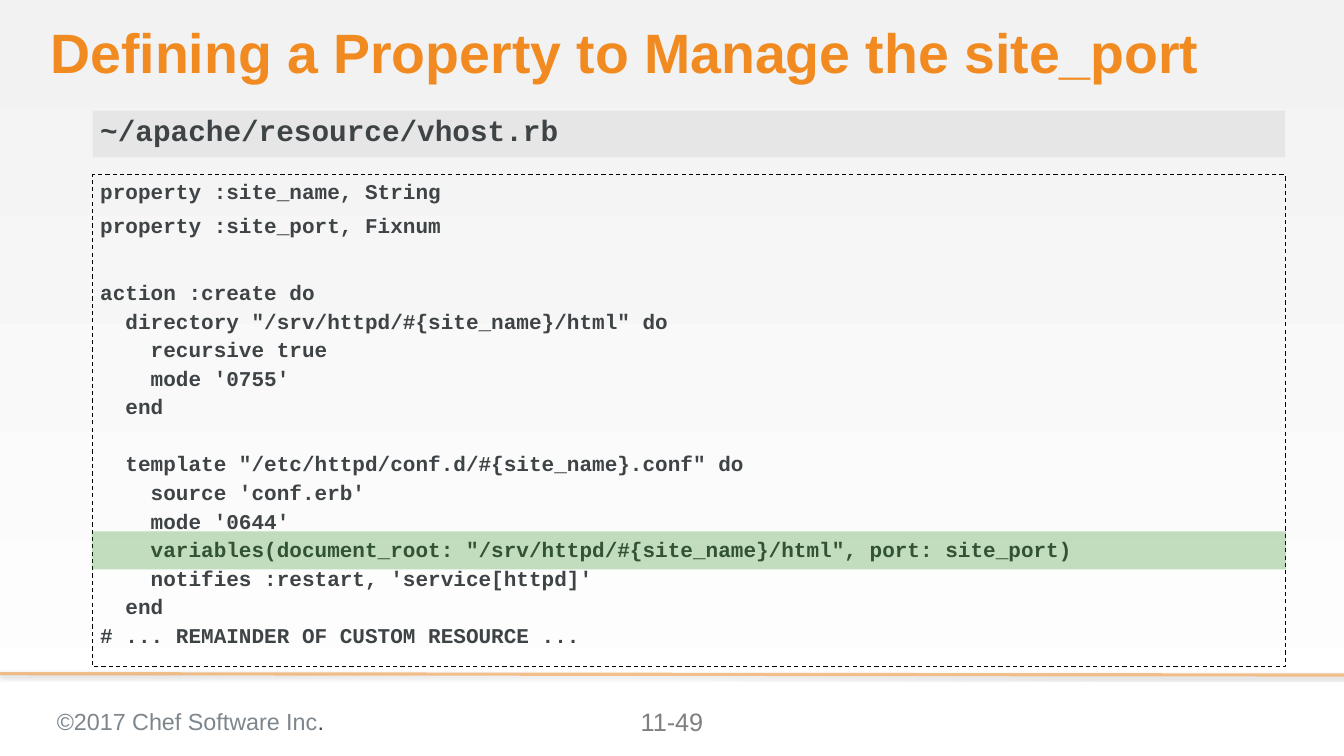
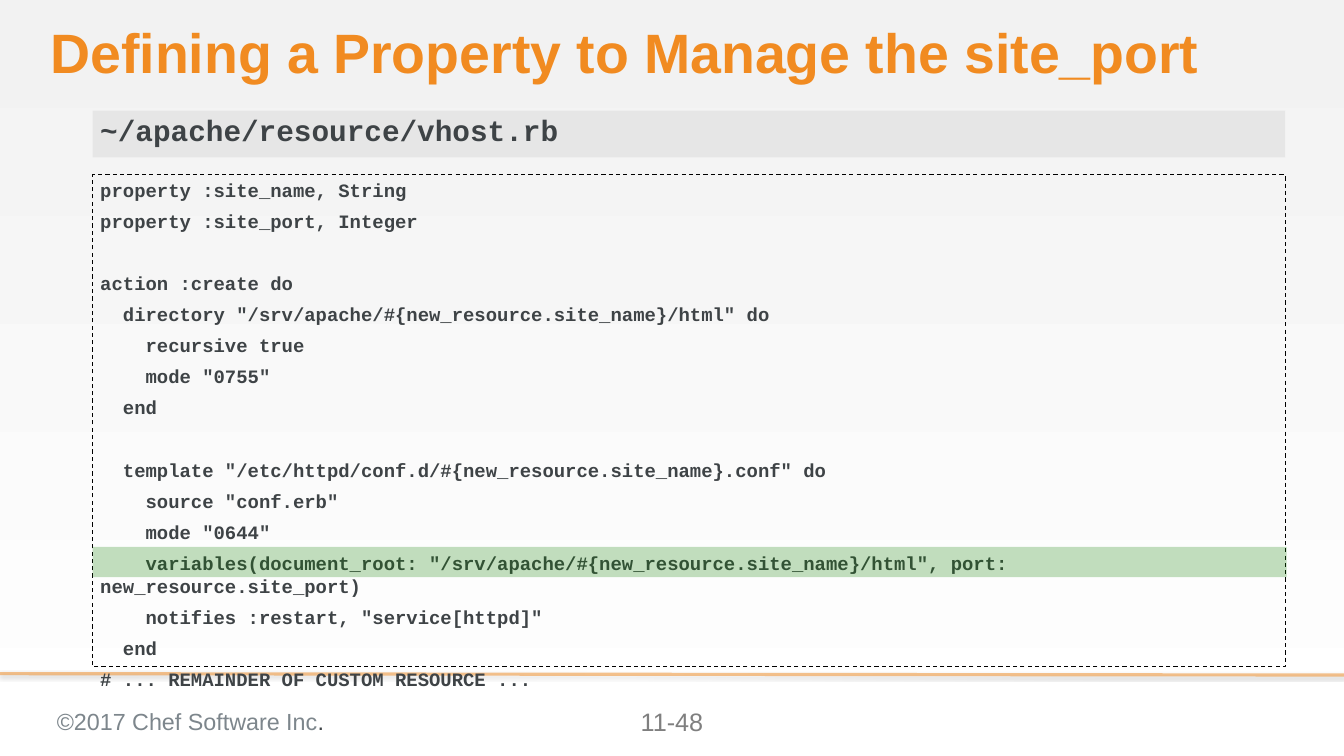
Before and after one commit to ericheiser/chef-intermediate, a slide deck: slide 48 of 11-creating_a_custom_resource.pptx (slide 49 before the commit). Drawn at 1344x756 pixels with LibreOffice and Linux fonts; fonts in the diff are those of the drawing; background and template pictures are left out. Boxes give left, top, right and bottom in pixels: in the first picture for what was removed or moved away, otherwise in the second. Text is boxed around its words. In the diff, an @@ line names an element or a change of style, - is before the commit and + after.

```diff
--- a/11-creating_a_custom_resource.pptx
+++ b/11-creating_a_custom_resource.pptx
@@ text at (100, 184, 406, 655): size 20 to 18 pt in "property :site_name, String", "action :create do", "recursive true", "end" and 2 more places; line spacing 0.8 to 1 @@
@@ text at (100, 215, 417, 232): text changed; size 20 to 18 pt @@
-property :site_port, Fixnum
+property :site_port, Integer
@@ text at (123, 308, 770, 325): text changed; size 20 to 18 pt @@
-directory "/srv/httpd/#{site_name}/html" do
+directory "/srv/apache/#{new_resource.site_name}/html" do
@@ text at (146, 370, 270, 383): text changed; size 20 to 18 pt @@
-mode '0755'
+mode "0755"
@@ text at (100, 463, 1008, 628): text changed; size 20 to 18 pt @@
-template "/etc/httpd/conf.d/#{site_name}.conf" do
-source 'conf.erb'
-mode '0644'
-variables(document_root: "/srv/httpd/#{site_name}/html", port: site_port)
-notifies :restart, 'service[httpd]'
+template "/etc/httpd/conf.d/#{new_resource.site_name}.conf" do
+source "conf.erb"
+mode "0644"
+variables(document_root: "/srv/apache/#{new_resource.site_name}/html", port: new_resource.site_port)
+notifies :restart, "service[httpd]"
@@ rectangle: place and size @@
-rectangle at (92, 531, 1286, 569)
+rectangle at (93, 547, 1287, 577)
@@ page number at (641, 713, 704, 731): text changed @@
-11-49
+11-48
```
Also in this commit, not shown: 20 other slides changed, 2 slides removed.
